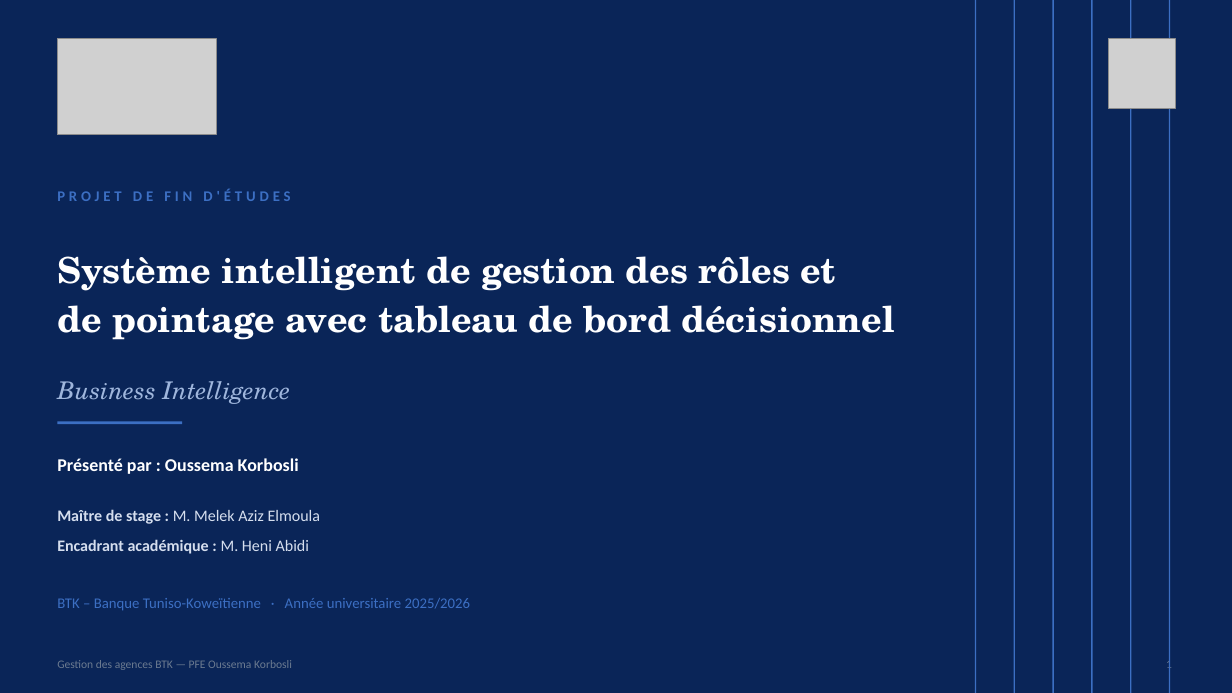
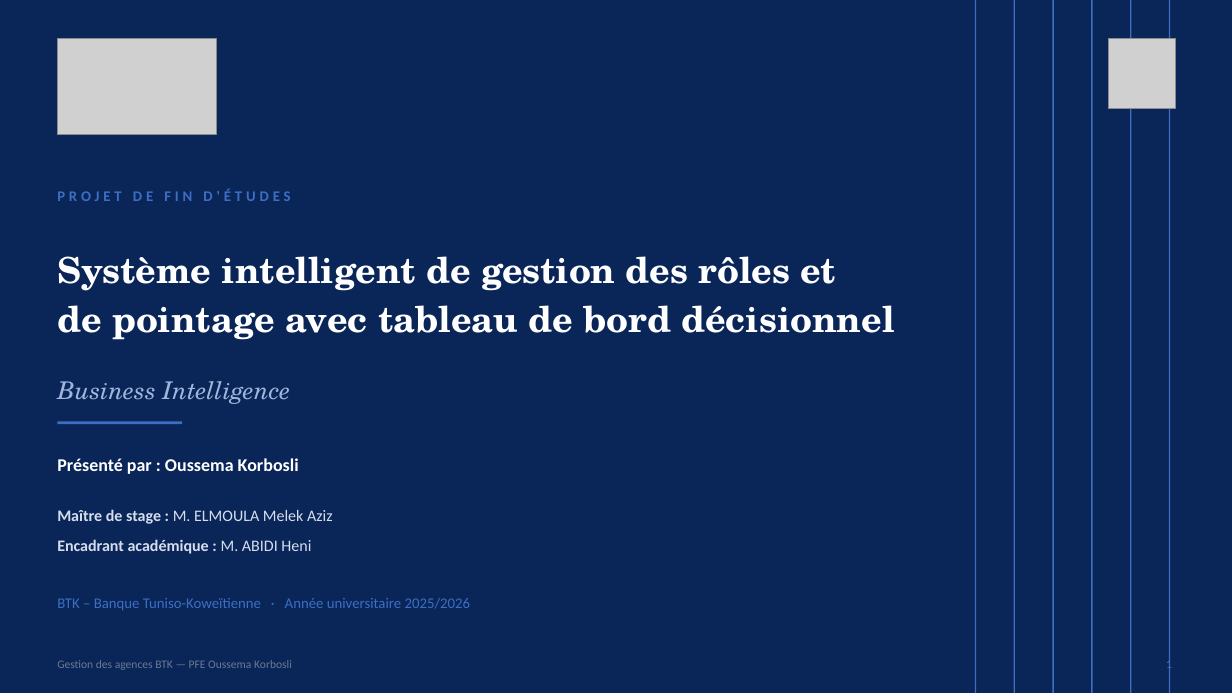
Before and after one commit to ZizouX0/oussema_korbosli, a slide deck: slide 1 of presentation/Soutenance_PFE_Oussema_Korbosli.pptx. Drawn at 1232x693 pixels with LibreOffice and Linux fonts; fonts in the diff are those of the drawing; grey boxes stand for pictures. Boxes give left, top, right and bottom in pixels: in the first picture for what was removed or moved away, otherwise in the second. Text is boxed around its words. In the diff, an @@ line names an element or a change of style, - is before the commit and + after.

```diff
--- a/presentation/Soutenance_PFE_Oussema_Korbosli.pptx
+++ b/presentation/Soutenance_PFE_Oussema_Korbosli.pptx
@@ text at (57,509,333,524): text changed @@
-Maître de stage : M. Melek Aziz Elmoula
+Maître de stage : M. ELMOULA Melek Aziz
@@ text at (57,539,311,554): text changed @@
-Encadrant académique : M. Heni Abidi
+Encadrant académique : M. ABIDI Heni
```
Also in this commit, not shown: 1 other slide changed, 6 other files.
